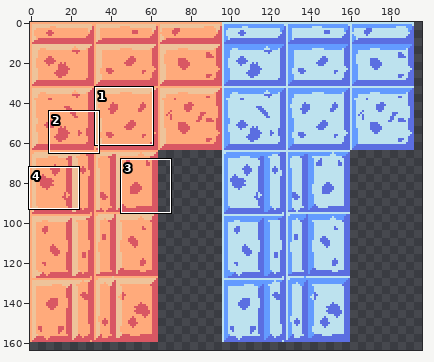
File history of a pixel-art file, Aseprite/Foreground_01.aseprite. The picture above shows the old version from afar; the outline marks the close-up.
Close-up. Before the edit:
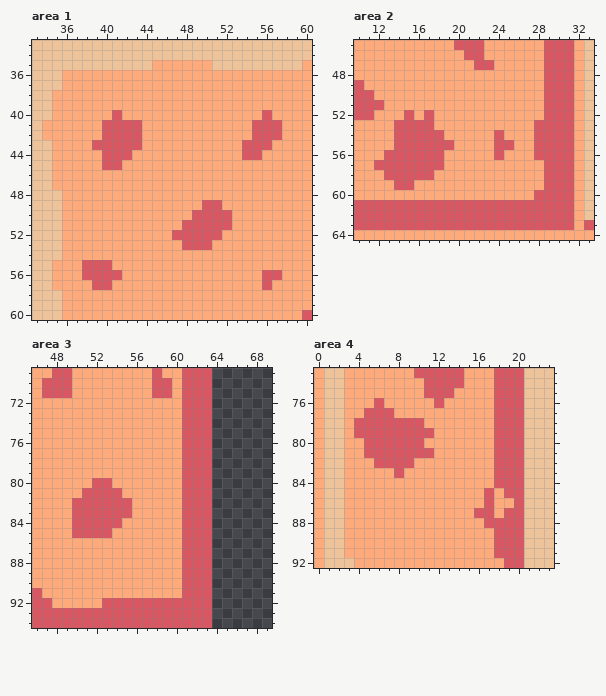
256x256 pixels, 1 frame. Shown: area 1: x 33..60, y 33..60; area 2: x 10..33, y 45..64; area 3: x 46..69, y 69..94; area 4: x 0..23, y 73..92. The wide view leaves out empty margins. The commit also changed other parts of the picture, which this record leaves out.
Once edited:
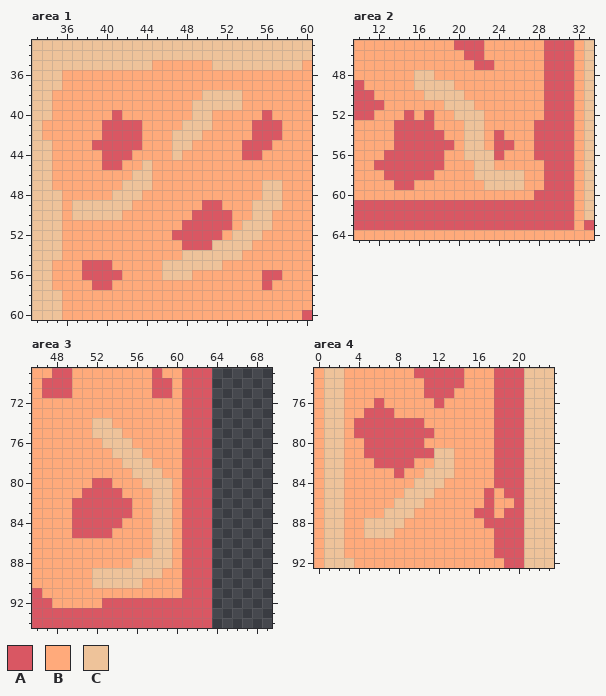
Palette (. is transparent): A #d95763  B #ffaa7b  C #eec39a
The edit:
Area 1:
Colour B becomes colour C in row 38 at x 50 to 53; in row 39 at x 49 to 53; in row 40 at x 49 to 50; in row 41 at x 48 to 50; in row 42 at x 47 to 49; in row 43 at x 47 to 48.
Colour B becomes colour C in row 44 at x 47; in row 45 at x 44; in row 46 at x 43 to 44; in row 47 at x 42 to 44 and 56 to 57; in row 48 at x 41 to 43 and 56 to 57; in row 49 at x 37 to 42 and 55 to 57.
Colour B becomes colour C in row 50 at x 37 to 41 and 55 to 56; in row 51 at x 54 to 56; in row 52 at x 53 to 55; in row 53 at x 51 to 54; in row 54 at x 48 to 53; in row 55 at x 46 to 51.
Colour B becomes colour C in row 56 at x 46 to 48.
Area 2:
Colour B becomes colour C in row 48 at x 16 to 17; in row 49 at x 16 to 19; in row 50 at x 17 to 20; in row 51 at x 19 to 21; in row 52 at x 20 to 22; in rows 53 to 55 at x 21 to 22.
Colour B becomes colour C in row 56 at x 21 to 23; in row 57 at x 22 to 23; in row 58 at x 22 to 26; in row 59 at x 23 to 26.
Area 3:
Colour B becomes colour C in row 74 at x 52 to 53; in row 75 at x 52 to 54; in row 76 at x 53 to 55; in row 77 at x 54 to 56; in row 78 at x 55 to 57; in row 79 at x 56 to 58.
Colour B becomes colour C in row 80 at x 57 to 59; in rows 81 to 87 at x 58 to 59; in row 88 at x 56 to 59; in row 89 at x 52 to 58; in row 90 at x 52 to 56.
Area 4:
Colour B becomes colour C in rows 81 to 82 at x 12 to 13; in row 83 at x 11 to 13; in row 84 at x 10 to 12; in row 85 at x 9 to 11; in row 86 at x 8 to 10; in row 87 at x 7 to 9.
Colour B becomes colour C in row 88 at x 5 to 8; in row 89 at x 5 to 7.
Where, in picture pixels (left, top, right, bottom), the same in both close-ups:
changed: (72, 90, 282, 280)
changed: (414, 70, 524, 190)
changed: (92, 418, 172, 588)
changed: (364, 448, 454, 538)
